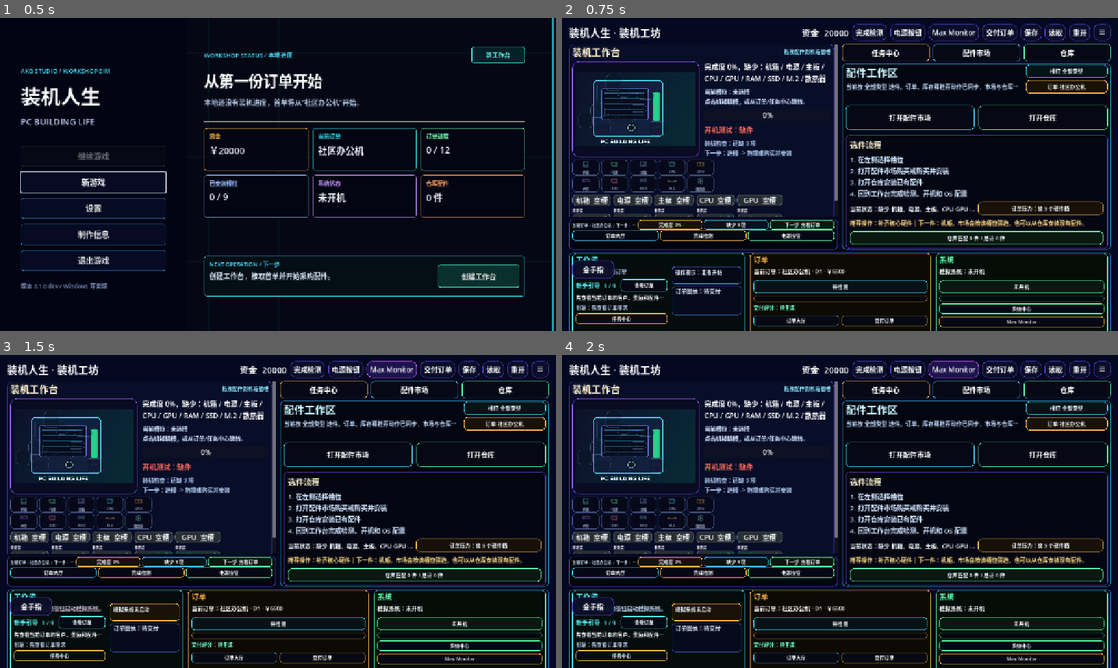
Above: before the commit, frames 1-4 (two rows, left to right).
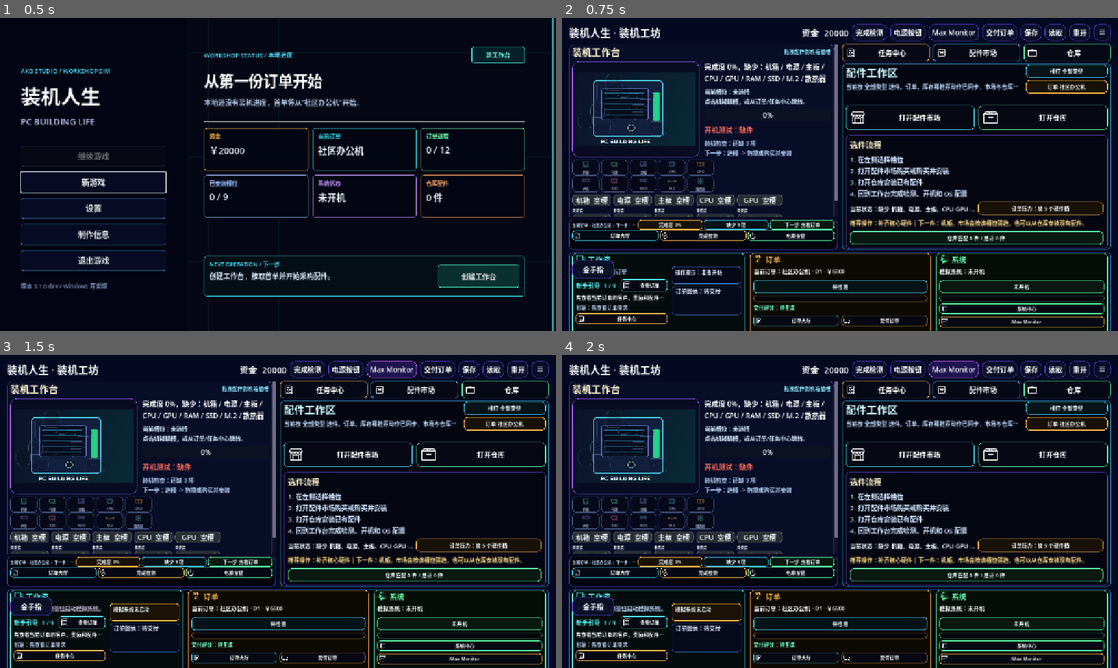
Above: after the commit, the same moments.

Repository: bumagh/PCBuildingLife
Game: Godot game, scene res://scenes/MainMenu.tscn
The game is run twice, just before and just after one commit, with the same random seed, the same clock (stepped at 60 frames per second) and the same inputs.
Inputs:
- Up to frame 1 (0.5 s): no input
- Up to frame 2 (0.75 s): click "新游戏" at 0.5 s
- Up to frame 3 (1.5 s): click "Max Monitor" at 1.25 s
- Up to frame 4 (2 s): no input

Frame 1 is identical in both runs. In frame 2, 1.6% of the frame differs, in the area x 2-94%, y 9-99%; in frame 3, 1.6%; in frame 4, 1.6%.

Commit message:
feat: add illustrated UI navigation assets

Diff:
--- /dev/null
+++ b/GodotVersion/assets/ui/icons/check.svg
@@ -0,0 +1,6 @@
+<svg xmlns="http://www.w3.org/2000/svg" width="32" height="32" viewBox="0 0 32 32">
+  <g fill="none" stroke="#ffffff" stroke-width="1.8" stroke-linecap="round" stroke-linejoin="round">
+    <path d="M16 3.5l10 4v7.5c0 6.3-4.3 10.9-10 13.5C10.3 25.9 6 21.3 6 15V7.5z"/>
+    <path d="M10.5 15.5l3.5 3.5 7.5-8"/>
+  </g>
+</svg>
--- /dev/null
+++ b/GodotVersion/assets/ui/icons/close.svg
@@ -0,0 +1,5 @@
+<svg xmlns="http://www.w3.org/2000/svg" width="32" height="32" viewBox="0 0 32 32">
+  <g fill="none" stroke="#ffffff" stroke-width="2" stroke-linecap="round">
+    <path d="M7 7l18 18M25 7L7 25"/>
+  </g>
+</svg>
--- /dev/null
+++ b/GodotVersion/assets/ui/icons/delivery.svg
@@ -0,0 +1,7 @@
+<svg xmlns="http://www.w3.org/2000/svg" width="32" height="32" viewBox="0 0 32 32">
+  <g fill="none" stroke="#ffffff" stroke-width="1.8" stroke-linecap="round" stroke-linejoin="round">
+    <path d="M4 8h16v15H4zM20 13h4l4 4v6h-8z"/>
+    <circle cx="10" cy="25" r="2.5"/><circle cx="24" cy="25" r="2.5"/>
+    <path d="M20 17h7"/>
+  </g>
+</svg>
--- /dev/null
+++ b/GodotVersion/assets/ui/icons/inventory.svg
@@ -0,0 +1,6 @@
+<svg xmlns="http://www.w3.org/2000/svg" width="32" height="32" viewBox="0 0 32 32">
+  <g fill="none" stroke="#ffffff" stroke-width="1.8" stroke-linecap="round" stroke-linejoin="round">
+    <path d="M4 10h24v16H4zM4 10l3-5h18l3 5"/>
+    <path d="M4 10h24M12 15h8M14 5v5M18 5v5"/>
+  </g>
+</svg>
--- /dev/null
+++ b/GodotVersion/assets/ui/icons/load.svg
@@ -0,0 +1,6 @@
+<svg xmlns="http://www.w3.org/2000/svg" width="32" height="32" viewBox="0 0 32 32">
+  <g fill="none" stroke="#ffffff" stroke-width="1.8" stroke-linecap="round" stroke-linejoin="round">
+    <path d="M4 8h9l2 3h13v16H4z"/>
+    <path d="M16 15v8M12.5 19.5L16 23l3.5-3.5"/>
+  </g>
+</svg>
--- /dev/null
+++ b/GodotVersion/assets/ui/icons/monitor.svg
@@ -0,0 +1,6 @@
+<svg xmlns="http://www.w3.org/2000/svg" width="32" height="32" viewBox="0 0 32 32">
+  <g fill="none" stroke="#ffffff" stroke-width="1.8" stroke-linecap="round" stroke-linejoin="round">
+    <rect x="3.5" y="5" width="25" height="17" rx="2"/>
+    <path d="M11 27h10M16 22v5M8 18l4-4 3 2 5-6 4 3"/>
+  </g>
+</svg>
--- /dev/null
+++ b/GodotVersion/assets/ui/icons/orders.svg
@@ -0,0 +1,7 @@
+<svg xmlns="http://www.w3.org/2000/svg" width="32" height="32" viewBox="0 0 32 32">
+  <g fill="none" stroke="#ffffff" stroke-width="1.8" stroke-linecap="round" stroke-linejoin="round">
+    <path d="M6 5.5h14l5 5v16H6z"/>
+    <path d="M20 5.5v6h5M10 16h11M10 20h8M10 24h5"/>
+    <path d="M9 10h5"/>
+  </g>
+</svg>
--- /dev/null
+++ b/GodotVersion/assets/ui/icons/power.svg
@@ -0,0 +1,6 @@
+<svg xmlns="http://www.w3.org/2000/svg" width="32" height="32" viewBox="0 0 32 32">
+  <g fill="none" stroke="#ffffff" stroke-width="2" stroke-linecap="round" stroke-linejoin="round">
+    <path d="M16 4v11"/>
+    <path d="M9.5 8.5a11 11 0 1 0 13 0"/>
+  </g>
+</svg>
--- /dev/null
+++ b/GodotVersion/assets/ui/icons/restart.svg
@@ -0,0 +1,7 @@
+<svg xmlns="http://www.w3.org/2000/svg" width="32" height="32" viewBox="0 0 32 32">
+  <g fill="none" stroke="#ffffff" stroke-width="1.8" stroke-linecap="round" stroke-linejoin="round">
+    <path d="M26 12a10 10 0 0 0-17-4L6 10"/>
+    <path d="M6 5v5h5M6 20a10 10 0 0 0 17 4l3-2"/>
+    <path d="M26 27v-5h-5"/>
+  </g>
+</svg>
--- /dev/null
+++ b/GodotVersion/assets/ui/icons/save.svg
@@ -0,0 +1,6 @@
+<svg xmlns="http://www.w3.org/2000/svg" width="32" height="32" viewBox="0 0 32 32">
+  <g fill="none" stroke="#ffffff" stroke-width="1.8" stroke-linecap="round" stroke-linejoin="round">
+    <path d="M5 4h19l3 3v21H5z"/>
+    <path d="M10 4v8h11V4M10 28v-8h12v8M14 23h4"/>
+  </g>
+</svg>
--- /dev/null
+++ b/GodotVersion/assets/ui/icons/shop.svg
@@ -0,0 +1,7 @@
+<svg xmlns="http://www.w3.org/2000/svg" width="32" height="32" viewBox="0 0 32 32">
+  <g fill="none" stroke="#ffffff" stroke-width="1.8" stroke-linecap="round" stroke-linejoin="round">
+    <path d="M4 12h24l-2-6H6z"/>
+    <path d="M6 12v14h20V12M11 26V17h10v9"/>
+    <path d="M8 12c0 2 1.5 3 3 3s3-1 3-3c0 2 1.5 3 3 3s3-1 3-3c0 2 1.5 3 3 3s3-1 3-3"/>
+  </g>
+</svg>
--- /dev/null
+++ b/GodotVersion/assets/ui/icons/system.svg
@@ -0,0 +1,6 @@
+<svg xmlns="http://www.w3.org/2000/svg" width="32" height="32" viewBox="0 0 32 32">
+  <g fill="none" stroke="#ffffff" stroke-width="1.8" stroke-linecap="round" stroke-linejoin="round">
+    <rect x="8" y="8" width="16" height="16" rx="2"/>
+    <path d="M12 12h8v8h-8zM12 3v5M16 3v5M20 3v5M12 24v5M16 24v5M20 24v5M3 12h5M3 16h5M3 20h5M24 12h5M24 16h5M24 20h5"/>
+  </g>
+</svg>
--- /dev/null
+++ b/GodotVersion/assets/ui/icons/tasks.svg
@@ -0,0 +1,6 @@
+<svg xmlns="http://www.w3.org/2000/svg" width="32" height="32" viewBox="0 0 32 32">
+  <g fill="none" stroke="#ffffff" stroke-width="1.8" stroke-linecap="round" stroke-linejoin="round">
+    <rect x="6" y="4.5" width="20" height="23" rx="2"/>
+    <path d="M11 10l1.5 1.5L15 9M18 11h4M11 16l1.5 1.5L15 15M18 17h4M11 22l1.5 1.5L15 21M18 23h4"/>
+  </g>
+</svg>
--- /dev/null
+++ b/GodotVersion/assets/ui/icons/workbench.svg
@@ -0,0 +1,8 @@
+<svg xmlns="http://www.w3.org/2000/svg" width="32" height="32" viewBox="0 0 32 32">
+  <g fill="none" stroke="#ffffff" stroke-width="1.8" stroke-linecap="round" stroke-linejoin="round">
+    <rect x="3.5" y="5" width="19" height="14" rx="2"/>
+    <path d="M8 24h10M13 19v5"/>
+    <rect x="24" y="9" width="4.5" height="14" rx="1.2"/>
+    <path d="M25.5 12h1.5M25.5 15h1.5M25.5 18h1.5"/>
+  </g>
+</svg>
--- a/GodotVersion/scripts/game.gd
+++ b/GodotVersion/scripts/game.gd
@@ -6,6 +6,22 @@
 const INVENTORY_PANEL_SCENE := preload("res://scenes/InventoryPanel.tscn")
 const ORDER_PANEL_SCENE := preload("res://scenes/OrderPanel.tscn")
 const SHOP_PANEL_SCENE := preload("res://scenes/ShopPanel.tscn")
+const UI_ICON_TEXTURES := {
+	"workbench": preload("res://assets/ui/icons/workbench.svg"),
+	"orders": preload("res://assets/ui/icons/orders.svg"),
+	"shop": preload("res://assets/ui/icons/shop.svg"),
+	"inventory": preload("res://assets/ui/icons/inventory.svg"),
+	"tasks": preload("res://assets/ui/icons/tasks.svg"),
+	"power": preload("res://assets/ui/icons/power.svg"),
+	"monitor": preload("res://assets/ui/icons/monitor.svg"),
+	"check": preload("res://assets/ui/icons/check.svg"),
+	"delivery": preload("res://assets/ui/icons/delivery.svg"),
+	"save": preload("res://assets/ui/icons/save.svg"),
+	"load": preload("res://assets/ui/icons/load.svg"),
+	"restart": preload("res://assets/ui/icons/restart.svg"),
+	"system": preload("res://assets/ui/icons/system.svg"),
+	"close": preload("res://assets/ui/icons/close.svg"),
+}
 const STARTING_MONEY := 20000
 const SAVE_PATH := "user://save_game.json"
 const ORDERS_PATH := "res://data/orders.json"
@@ -432,6 +448,7 @@
 	footer_box.add_child(footer_actions)
 
 	var footer_order_button := Button.new()
+	footer_order_button.name = "FooterOrderButton"
 	footer_order_button.text = "订单大厅"
 	footer_order_button.custom_minimum_size = Vector2(0, 20)
 	footer_order_button.size_flags_horizontal = Control.SIZE_EXPAND_FILL
@@ -440,6 +457,7 @@
 	footer_actions.add_child(footer_order_button)
 
 	var footer_finish_button := Button.new()
+	footer_finish_button.name = "FooterFinishButton"
 	footer_finish_button.text = "完成检测"
 	footer_finish_button.custom_minimum_size = Vector2(0, 20)
 	footer_finish_button.size_flags_horizontal = Control.SIZE_EXPAND_FILL
@@ -448,6 +466,7 @@
 	footer_actions.add_child(footer_finish_button)
 
 	var footer_power_button := Button.new()
+	footer_power_button.name = "FooterPowerButton"
 	footer_power_button.text = "电源按钮"
 	footer_power_button.custom_minimum_size = Vector2(0, 20)
 	footer_power_button.size_flags_horizontal = Control.SIZE_EXPAND_FILL
@@ -538,7 +557,7 @@
 	dock_row.add_theme_constant_override("separation", 12)
 	home_bottom_dock.add_child(dock_row)
 
-	var flow_card := _make_home_dock_card(dock_row, "工作流", Color(0.32, 0.92, 0.92), 0.90)
+	var flow_card := _make_home_dock_card(dock_row, "工作流", Color(0.32, 0.92, 0.92), 0.90, "workbench")
 
 	var flow_body := HBoxContainer.new()
 	flow_body.size_flags_vertical = Control.SIZE_EXPAND_FILL
@@ -614,7 +633,7 @@
 	home_task_center_button.pressed.connect(open_task_center_overlay)
 	flow_actions.add_child(home_task_center_button)
 
-	var order_card := _make_home_dock_card(dock_row, "订单", Color(1.0, 0.72, 0.28), 1.18)
+	var order_card := _make_home_dock_card(dock_row, "订单", Color(1.0, 0.72, 0.28), 1.18, "orders")
 
 	order_label = Label.new()
 	order_label.autowrap_mode = TextServer.AUTOWRAP_WORD_SMART
@@ -672,7 +691,7 @@
 	home_deliver_order_button.pressed.connect(_on_deliver_pressed)
 	order_actions.add_child(home_deliver_order_button)
 
-	var system_card := _make_home_dock_card(dock_row, "系统", Color(0.36, 1.0, 0.66), 1.12)
+	var system_card := _make_home_dock_card(dock_row, "系统", Color(0.36, 1.0, 0.66), 1.12, "system")
 
 	os_label = Label.new()
 	os_label.autowrap_mode = TextServer.AUTOWRAP_WORD_SMART
@@ -843,7 +862,7 @@
 
 	catalog_workspace_inventory_chip_label = _add_home_dock_chip(info_box, "仓库 0 件", Color(0.36, 1.0, 0.66))
 
-func _make_home_dock_card(parent: Container, title_text: String, accent: Color, ratio: float) -> VBoxContainer:
+func _make_home_dock_card(parent: Container, title_text: String, accent: Color, ratio: float, icon_key: String = "") -> VBoxContainer:
 	var panel := PanelContainer.new()
 	panel.name = "%sCard" % title_text
 	panel.size_flags_horizontal = Control.SIZE_EXPAND_FILL
@@ -857,15 +876,34 @@
 	box.add_theme_constant_override("separation", 5)
 	panel.add_child(box)
 
+	var title_row := HBoxContainer.new()
+	title_row.add_theme_constant_override("separation", 6)
+	box.add_child(title_row)
+	if icon_key != "":
+		title_row.add_child(_make_ui_icon(icon_key, Vector2(22, 22), accent))
+
 	var title := Label.new()
 	title.text = title_text
+	title.size_flags_horizontal = Control.SIZE_EXPAND_FILL
 	title.clip_text = true
 	title.max_lines_visible = 1
 	title.text_overrun_behavior = TextServer.OVERRUN_TRIM_ELLIPSIS
 	title.add_theme_font_size_override("font_size", 17)
 	title.add_theme_color_override("font_color", Color(accent.r, accent.g, accent.b, 1.0))
-	box.add_child(title)
+	title_row.add_child(title)
 	return box
+
+func _make_ui_icon(icon_key: String, size: Vector2, tint: Color = Color.WHITE) -> TextureRect:
+	var icon := TextureRect.new()
+	var texture = UI_ICON_TEXTURES.get(icon_key, null)
+	if texture is Texture2D:
+		icon.texture = texture
+	icon.custom_minimum_size = size
+	icon.expand_mode = TextureRect.EXPAND_IGNORE_SIZE
+	icon.stretch_mode = TextureRect.STRETCH_KEEP_ASPECT_CENTERED
+	icon.modulate = tint
+	icon.mouse_filter = Control.MOUSE_FILTER_IGNORE
+	return icon
 
 func _add_home_dock_chip(parent: Container, text: String, accent: Color) -> Label:
 	var panel := PanelContainer.new()
@@ -2349,6 +2387,7 @@
 	button.add_theme_stylebox_override("hover", _catalog_stylebox(Color(0.04, 0.08, 0.11, 0.96), accent.lightened(0.14), 8, 8))
 	button.add_theme_stylebox_override("pressed", _catalog_stylebox(Color(0.08, 0.10, 0.07, 0.98), Color(1.0, 0.72, 0.28), 8, 8))
 	button.add_theme_color_override("font_color", Color(1.0, 1.0, 1.0))
+	_apply_button_icon(button, _button_icon_key(button), 18)
 
 func _style_home_dock_button(button: Button, accent: Color) -> void:
 	button.add_theme_stylebox_override("normal", _catalog_stylebox(Color(0.024, 0.034, 0.078, 0.94), accent, 6, 3))
@@ -2356,6 +2395,7 @@
 	button.add_theme_stylebox_override("pressed", _catalog_stylebox(Color(0.08, 0.10, 0.07, 0.98), Color(1.0, 0.72, 0.28), 6, 3))
 	button.add_theme_font_size_override("font_size", 11)
 	button.add_theme_color_override("font_color", Color(1.0, 1.0, 1.0))
+	_apply_button_icon(button, _button_icon_key(button), 16)
 
 func _style_catalog_mode_button(button: Button, accent: Color, active: bool) -> void:
 	var bg := Color(accent.r * 0.16, accent.g * 0.16, accent.b * 0.16, 0.98) if active else Color(0.020, 0.028, 0.062, 0.96)
@@ -2364,6 +2404,40 @@
 	button.add_theme_stylebox_override("hover", _catalog_stylebox(bg.lightened(0.08), accent.lightened(0.12), 8, 8))
 	button.add_theme_stylebox_override("pressed", _catalog_stylebox(Color(0.08, 0.10, 0.07, 0.98), Color(1.0, 0.72, 0.28), 8, 8))
 	button.add_theme_color_override("font_color", Color(1.0, 1.0, 1.0) if active else Color(0.78, 0.86, 0.94))
+	_apply_button_icon(button, _button_icon_key(button), 18)
+
+func _button_icon_key(button: Button) -> String:
+	match button.name:
+		"OpenTaskCenterButton", "HomeTaskCenterButton", "OrderDeskTaskCenterButton", "TaskCenterNextButton", "TutorialActionButton":
+			return "tasks"
+		"OpenShopCatalogButton", "CatalogWorkspaceShopButton", "CatalogShopModeButton":
+			return "shop"
+		"OpenInventoryCatalogButton", "CatalogWorkspaceInventoryButton", "CatalogInventoryModeButton":
+			return "inventory"
+		"FooterOrderButton", "HomeOrderDeskButton":
+			return "orders"
+		"FooterFinishButton":
+			return "check"
+		"FooterPowerButton":
+			return "power"
+		"HomeDeliverOrderButton":
+			return "delivery"
+		"HomeSystemCenterButton":
+			return "system"
+		"HomeSystemMonitorButton", "OpenMonitorButton":
+			return "monitor"
+		"TaskCenterCloseButton", "SystemCenterCloseButton", "CatalogCloseButton", "MonitorCloseButton", "OrderDeskCloseButton":
+			return "close"
+	return ""
+
+func _apply_button_icon(button: Button, icon_key: String, max_width: int) -> void:
+	if icon_key == "":
+		return
+	var texture = UI_ICON_TEXTURES.get(icon_key, null)
+	if texture is Texture2D:
+		button.icon = texture
+		button.expand_icon = true
+		button.add_theme_constant_override("h_separation", 5)
 
 func _catalog_stylebox(color: Color, border_color: Color, radius: int, margin: int) -> StyleBoxFlat:
 	var box := _stylebox(color, border_color, radius)
Not shown, changed: README.md
Not shown, changed: doc/上线交付清单.md
Not shown, changed: doc/开发排期规划.md
